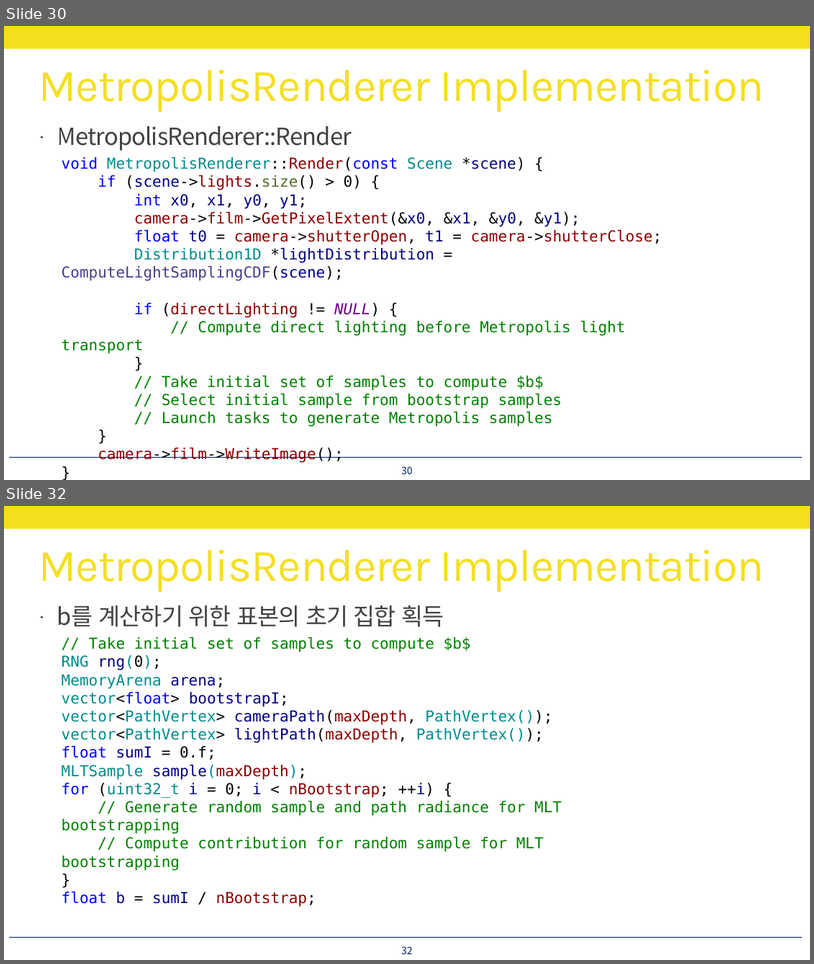
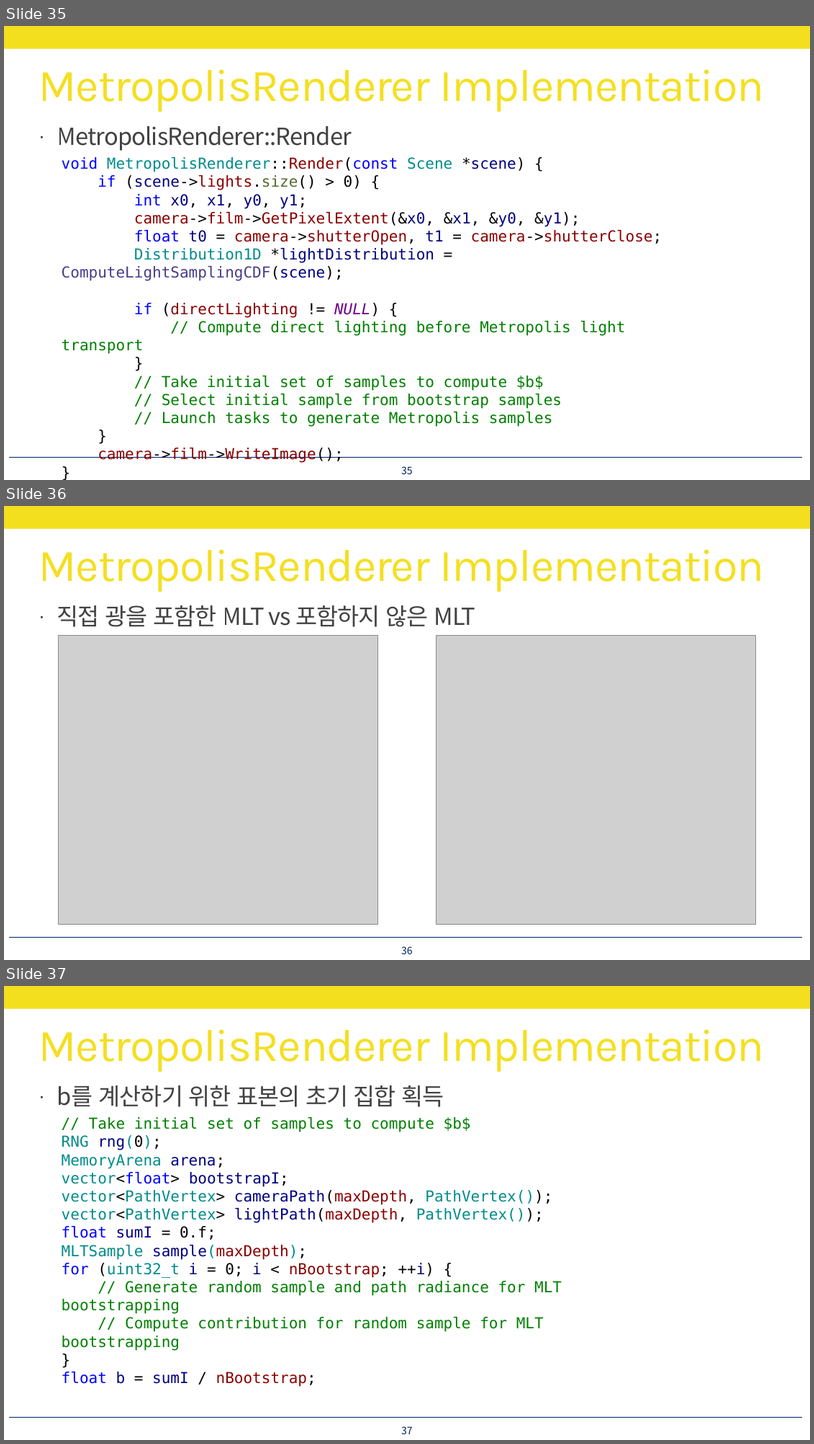
Before and after one commit to utilForever/PBRStudy, a slide deck: Physically Based Rendering - Chapter 15, Part 8.pptx. Shown one above the other, each under a label of ours: slides 30 and 32 before the commit, slides 35, 36 and 37 after it; the slides between them are not shown. The pictures are 814x964 and 814x1444 pixels, drawn with LibreOffice and Linux fonts; fonts in the diff are those of the drawing; grey boxes stand for pictures. Boxes give left, top, right and bottom in pixels: in the first picture for what was removed or moved away, otherwise in the second. Text is boxed around its words. In the diff, an @@ line names an element or a change of style, - is before the commit and + after.

```diff
--- a/Physically Based Rendering - Chapter 15, Part 8.pptx
+++ b/Physically Based Rendering - Chapter 15, Part 8.pptx
@@ slide 36 added at bbox=[4, 506, 810, 960], background #FFFFFF; not listed: 2 template elements that a slide beside it also shows @@
@@ title added at bbox=[39, 549, 765, 592], 54 pt, text #F4DF1E @@
+MetropolisRenderer Implementation
@@ text added at bbox=[57, 605, 476, 627], 28 pt, text #404040 @@
+· 직접 광을 포함한 MLT vs 포함하지 않은 MLT
@@ picture added at bbox=[59, 636, 378, 924] @@
@@ picture added at bbox=[437, 636, 756, 924] @@
@@ page number added at bbox=[401, 946, 413, 954], 12 pt, text #002060 @@
+36
@@ what was slide 30 is now slide 35 @@
@@ page number at bbox=[401, 466, 413, 474]: text changed @@
-30
+35
@@ what was slide 32 is now slide 37 @@
@@ page number at bbox=[401, 1426, 413, 1434]: text changed @@
-32
+37
```
Also in this commit, not shown: 1 slide changed, 5 other slides added.
